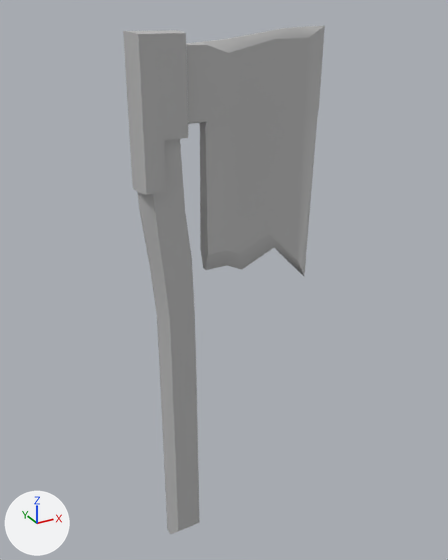
A saved change to the FBX model Assets/Art/Models/Axe.fbx.
Camera for both pictures: a camera (50 mm lens) standing at (-0.264, -0.65, 0.681) and looking at (0.103, 0.017, 0.348). The axes (+X, +Y, +Z) are drawn at lower left. The lights are the same throughout. Where no turn or scale is listed for an object, it has been applied to the vertices.
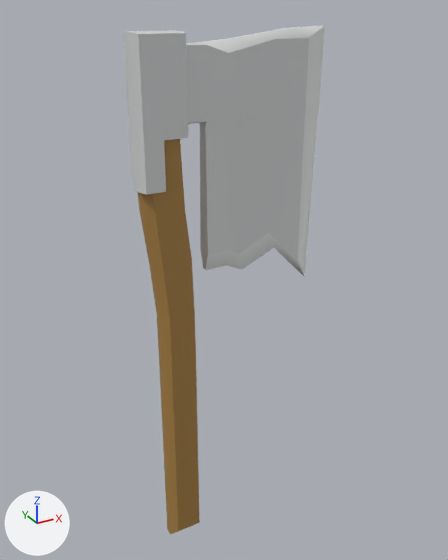
Boxes [x1, y1, x2, y2] around the edits, measured in the pictures (448 x 560 px):
part 1 of me_mesh, recoloured: [123, 30, 309, 270] in both
part 2 of me_mesh, recoloured: [202, 26, 325, 120] in both
part 3 of me_mesh, recoloured: [206, 118, 317, 276] in both
part 4 of me_mesh, recoloured (grey to brown): [149, 262, 198, 455] in both
part 5 of me_mesh, recoloured (grey to brown): [137, 139, 192, 269] in both
part 6 of me_mesh, recoloured (grey to brown): [163, 445, 200, 534] in both

Diff of the bpy script that builds the scene:
```diff
--- a/Assets/Art/Models/Axe.fbx.py
+++ b/Assets/Art/Models/Axe.fbx.py
@@ mat_axe @@
+mat_axe = principled_material('Axe')
+mat_axe.base_color = (0.667, 0.678, 0.682)  # light grey #d5d7d7
@@ mat_axe_blae @@
+mat_axe_blae = principled_material('axe_blae')
+mat_axe_blae.base_color = (0.777, 0.791, 0.795)  # white #e4e6e6
@@ mat_axe_handel @@
+mat_axe_handel = principled_material('axe_Handel')
+mat_axe_handel.base_color = (0.396, 0.22, 0.0588)  # brown #a98145
@@ me_mesh @@
 me_mesh.from_pydata(...)  # 224 vertices, 220 faces; spans x -0.125..0.125, y -0.021..0.021, z -0.347..0.347
 # used by ob_pcube3; location = (0.104, 0.0, 0.314)
+# me_mesh part 1: 115 of the faces centred in x -0.125..0.077, y -0.021..0.021, z 0.15..0.344 switch from mat_lambert1 (grey #bcbcbc) to mat_axe (light grey #d5d7d7)
+# me_mesh part 2: 18 of the faces centred in x -0.024..0.124, y -0.006..0.006, z 0.243..0.346 switch from mat_lambert1 (grey #bcbcbc) to mat_axe_blae (white #e4e6e6)
+# me_mesh part 3: 15 of the faces centred in x -0.024..0.119, y -0.006..0.006, z 0.048..0.137 switch from mat_lambert1 (grey #bcbcbc) to mat_axe_blae (white #e4e6e6)
+# me_mesh part 4: 32 of the faces centred in x -0.108..-0.056, y -0.017..0.017, z -0.162..0.047 switch from mat_lambert1 (grey #bcbcbc) to mat_axe_handel (brown #a98145)
+# me_mesh part 5: 21 of the faces centred in x -0.122..-0.063, y -0.015..0.018, z 0.116..0.255 switch from mat_lambert1 (grey #bcbcbc) to mat_axe_handel (brown #a98145)
+# me_mesh part 6: 19 of the faces centred in x -0.105..-0.056, y -0.017..0.017, z -0.347..-0.231 switch from mat_lambert1 (grey #bcbcbc) to mat_axe_handel (brown #a98145)
```
